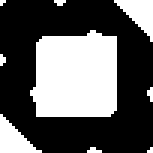
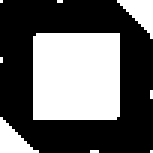
The second w=153, h=153 image is a revision of the first. Changes to its layers:
removed layer "inner" over [0, 0, 153, 153]
renamed "one_fourth" to "Rawglass quad shadow", showed it, painted on it over [0, 0, 153, 153]
